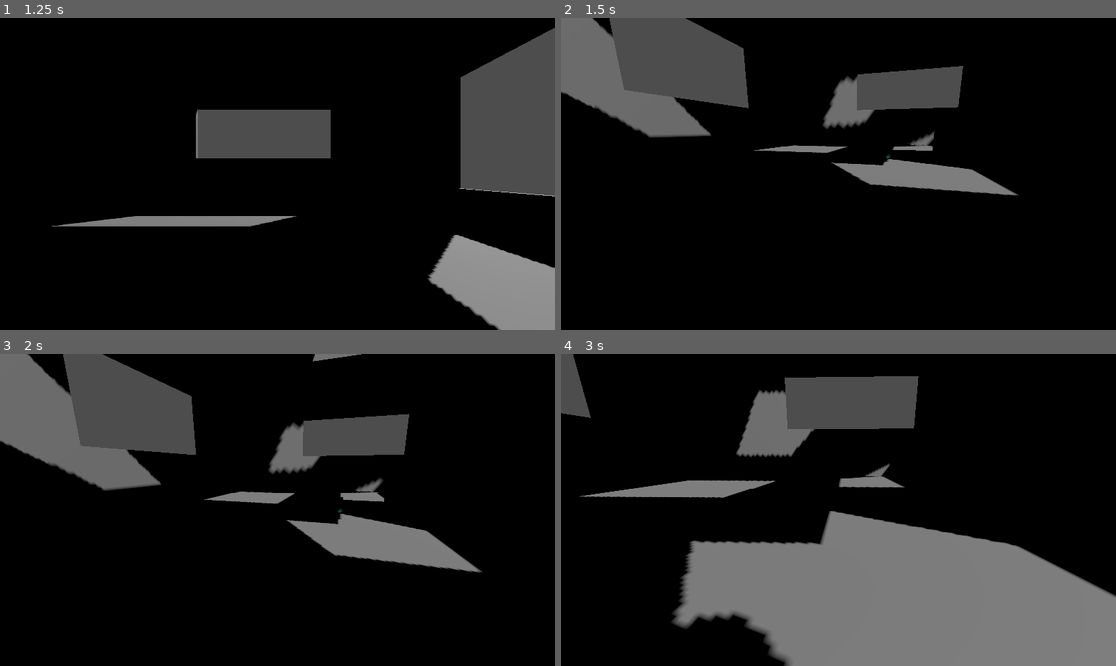
Above: before the commit, frames 1-4 (two rows, left to right).
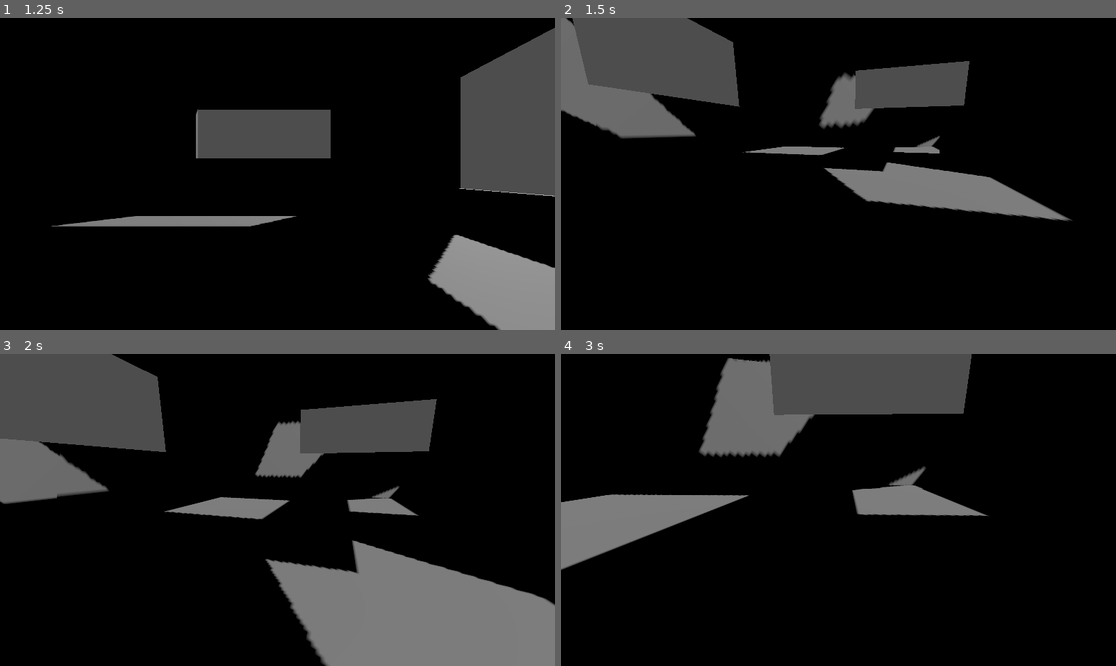
Above: after the commit, the same moments.

Repository: EMOLACRIA/Physics-based-character-movement
Game: Godot game, scene res://Scene/node_3d.tscn
Two runs of this game, one before a commit and one after it. Both use one fixed random seed, a clock stepped at 60 frames per second and the inputs below. The engine's default icon, where the game draws it, is replaced by a stand-in: a white triangle on a blue panel in a dark square.
Inputs (mouse positions are in pixels of both pictures, inside the frame that each line leads up to):
- Up to frame 1 (1.25 s): move the mouse to (399, 158) at 0.52 s; press the mouse at (399, 158) at 0.53 s; hold D (right) from 0.53 s (still down); tap Space (jump) at 0.77 s
- Up to frame 2 (1.5 s): move the mouse to (810, 174) at 1.27 s; release D (right) at 1.28 s; release the mouse at (810, 174) at 1.28 s; hold W (forward) from 1.28 s (still down); tap E (Interact) at 1.35 s
- Up to frame 3 (2 s): keep holding W (forward); tap Space (jump) at 1.52 s; click (249, 510) at 1.55 s
- Up to frame 4 (3 s): keep holding W (forward); move the mouse to (849, 503) at 2.02 s; press the mouse at (849, 503) at 2.03 s; move the mouse to (832, 516) at 2.77 s; release the mouse at (832, 516) at 2.78 s; click (832, 516) at 2.85 s

Frame 1 is identical in both runs. In frame 2, 7.2% of the frame differs, in the area x 0-93%, y 0-66%; in frame 3, 30%; in frame 4, 44%, in the area x 0-100%, y 0-100%.

Commit message:
Mechanic 8 - Air Control

Diff:
--- a/Scripts/character_body_3d.gd
+++ b/Scripts/character_body_3d.gd
@@ -8,7 +8,8 @@
 @export var gravity: float = 20.3
 @export var jump_height: float = 1.14
 @export var max_air_speed: float = 2.0
-@export var air_accelerate: float = 1.0
+@export var air_accelerate: float = 40.0
+@export var air_control: float = 0.45
 
 
 @onready var cast = %SeeCast
@@ -146,8 +147,25 @@
 
 	accelerate(wish_dir, wish_speed, air_accelerate, delta)
 	# process_ground_movement'ta olan şeyleri air_wish_speed ile yeniden uygular.
+	apply_air_control(wish_dir, delta)
 
 func get_air_wish_speed() -> float:
 	var input_dir = read_movement_input()
 	return input_dir.length() * max_air_speed
 	# Girdinin kuvvetine göre max_air_speed hesaplanır
+
+func apply_air_control(wish_dir: Vector3, delta:float) -> void:
+	if wish_dir.is_zero_approx():
+		return
+
+	var speed = Vector2(velocity.x, velocity.z).length()
+	var current_dir = Vector2(velocity.x, velocity.z).normalized()
+	var wish_dir_2d = Vector2(wish_dir.x, wish_dir.z)
+	var alignment = current_dir.dot(wish_dir_2d)
+
+	print(alignment)
+
+
+	var new_dir = current_dir.lerp(wish_dir_2d, air_control * delta).normalized()
+	velocity.x = new_dir.x * speed
+	velocity.z = new_dir.y * speed
